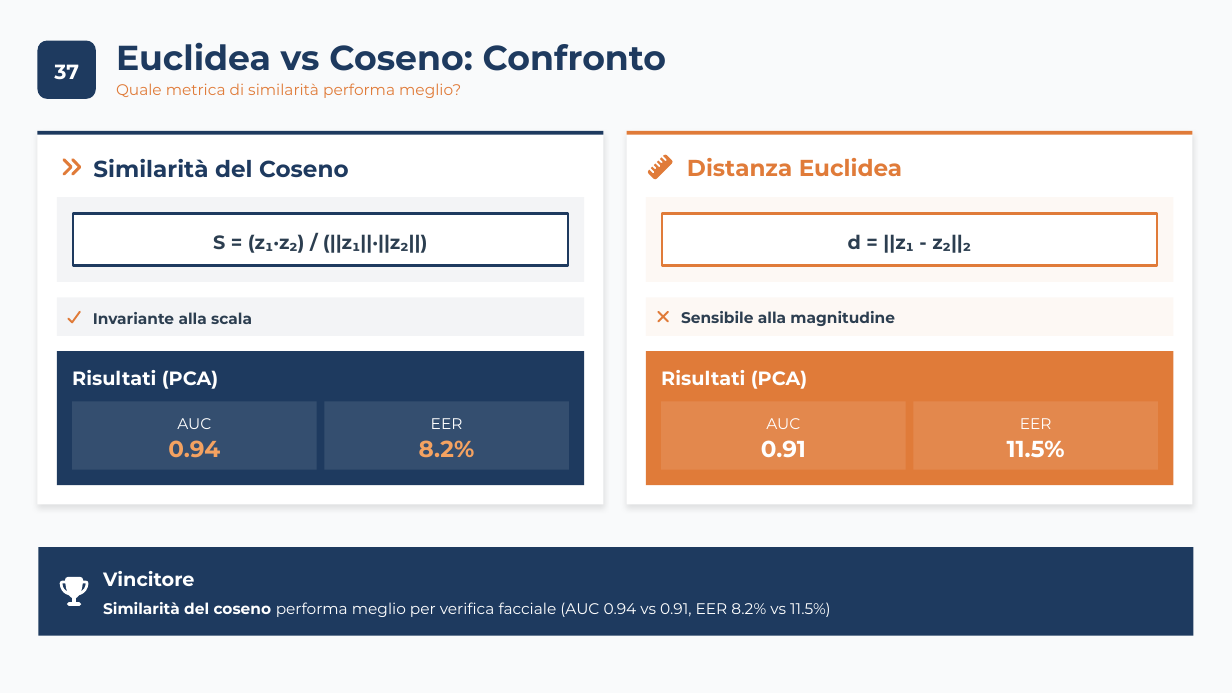
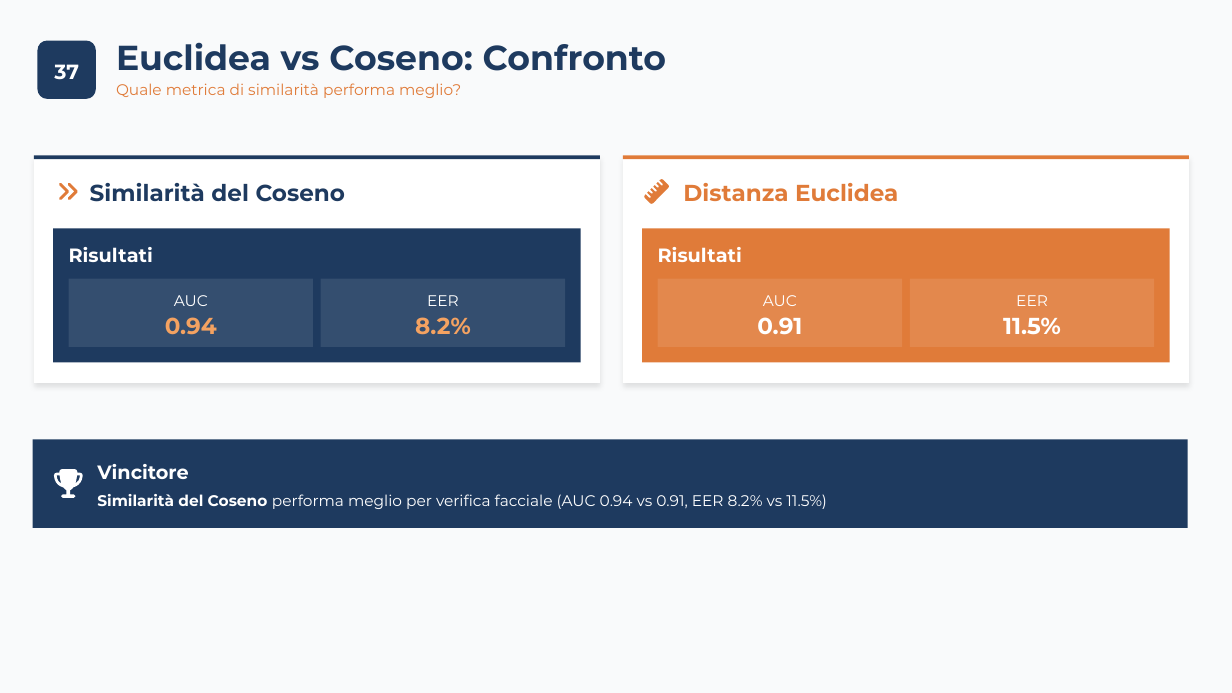
Before and after one commit to carrieroroberto/face-recognition-dimensionality-reduction, a slide deck: slide 39 of results/presentation/Carriero, Leone - Analisi Comparativa per Riduzione Dimensionale, Approccio Lineare e Non-Lineare per Riconoscimento e Verifica Facciale.pptx. Drawn at 1232x693 pixels with LibreOffice and Linux fonts; fonts in the diff are those of the drawing. Boxes give left, top, right and bottom in pixels: in the first picture for what was removed or moved away, otherwise in the second. Text is boxed around its words. In the diff, an @@ line names an element or a change of style, - is before the commit and + after.

```diff
--- a/results/presentation/Carriero, Leone - Analisi Comparativa per Riduzione Dimensionale, Approccio Lineare e Non-Lineare per Riconoscimento e Verifica Facciale.pptx
+++ b/results/presentation/Carriero, Leone - Analisi Comparativa per Riduzione Dimensionale, Approccio Lineare e Non-Lineare per Riconoscimento e Verifica Facciale.pptx
@@ freeform shape: place and size @@
-freeform shape at (38, 131, 604, 505)
+freeform shape at (34, 155, 600, 383)
@@ freeform shape: place and size @@
-freeform shape at (627, 131, 1192, 505)
+freeform shape at (623, 155, 1189, 383)
@@ freeform shape removed at (56, 197, 584, 282) @@
@@ 4 freeform shapes, 2 texts: place and size @@
-4 freeform shapes, 2 texts at (38, 131, 1192, 178)
+4 freeform shapes, 2 texts at (34, 155, 1189, 203)
@@ freeform shape removed at (646, 197, 1174, 282) @@
@@ freeform shape: place and size @@
-freeform shape at (56, 351, 584, 485)
+freeform shape at (54, 228, 581, 362)
@@ freeform shape removed at (73, 213, 567, 265) @@
@@ text removed at (213, 234, 427, 253) @@
-S = (z₁·z₂) / (||z₁||·||z₂||)
@@ freeform shape removed at (663, 213, 1157, 265) @@
@@ text removed at (848, 234, 971, 253) @@
-d = ||z₁ - z₂||₂
@@ text at (69, 247, 153, 262): text changed @@
-Risultati (PCA)
+Risultati
@@ text at (658, 247, 742, 262): text changed @@
-Risultati (PCA)
+Risultati
@@ freeform shape removed at (56, 298, 584, 336) @@
@@ freeform shape removed at (646, 298, 1174, 336) @@
@@ 5 freeform shapes, 4 texts: place and size @@
-5 freeform shapes, 4 texts at (72, 351, 1174, 485)
+5 freeform shapes, 4 texts at (68, 228, 1170, 362)
@@ 4 texts: place and size @@
-4 texts at (177, 418, 1052, 429)
+4 texts at (174, 295, 1048, 306)
@@ freeform shape removed at (67, 309, 81, 324) @@
@@ text removed at (93, 312, 252, 324) @@
-Invariante alla scala
@@ freeform shape removed at (657, 309, 668, 324) @@
@@ text removed at (681, 311, 895, 326) @@
-Sensibile alla magnitudine
@@ freeform shape: place and size @@
-freeform shape at (39, 547, 1194, 636)
+freeform shape at (32, 439, 1188, 528)
@@ freeform shape: place and size @@
-freeform shape at (60, 577, 89, 605)
+freeform shape at (54, 470, 82, 498)
@@ text "Vincitore": place and size @@
-text "Vincitore" at (103, 571, 194, 586)
+text "Vincitore" at (97, 464, 188, 479)
@@ text at (97, 494, 826, 509): text changed @@
-Similarità del coseno performa meglio per verifica facciale (AUC 0.94 vs 0.91, EER 8.2% vs 11.5%)
+Similarità del Coseno performa meglio per verifica facciale (AUC 0.94 vs 0.91, EER 8.2% vs 11.5%)
```
Also in this commit, not shown: 31 other slides changed, 2 other files.
